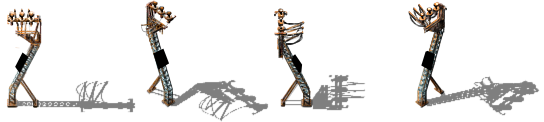
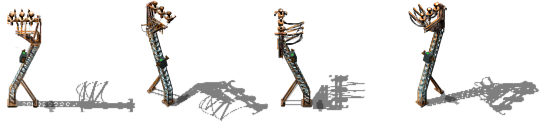
Comparing the layer stacks of the two 544 × 122 images. Changes:
removed layer "Layer 1" over left=15, top=48, right=435, bottom=73
added layer "electrical-actuator" above "Layer 0" over left=19, top=48, right=460, bottom=113
